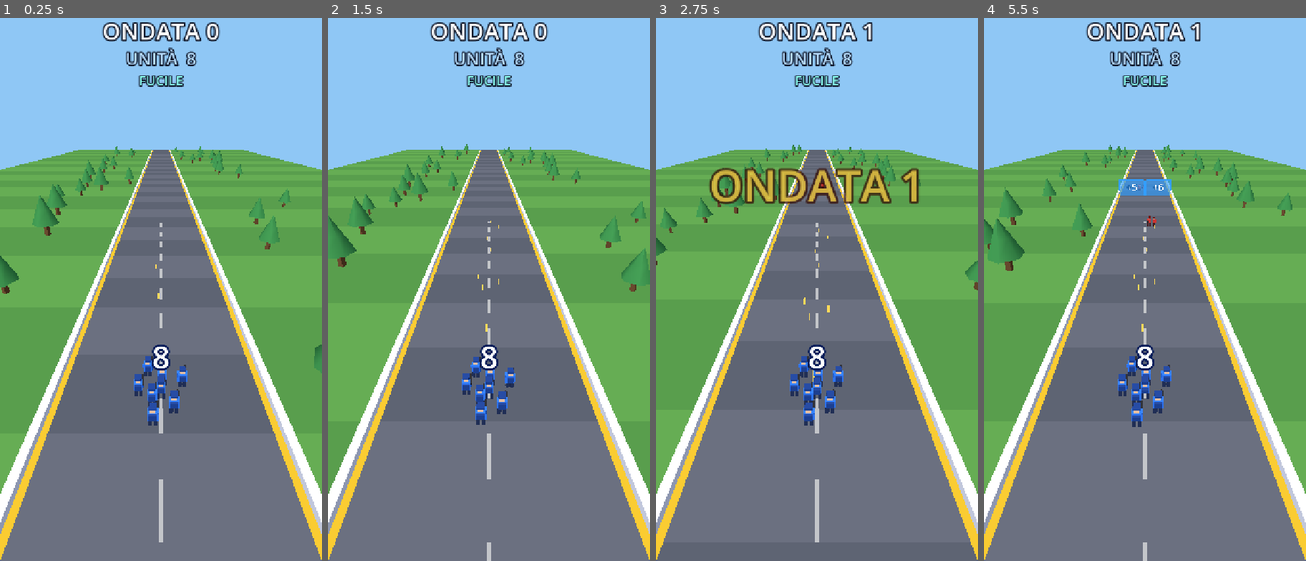
Above: before the commit, frames 1-4 (left to right).
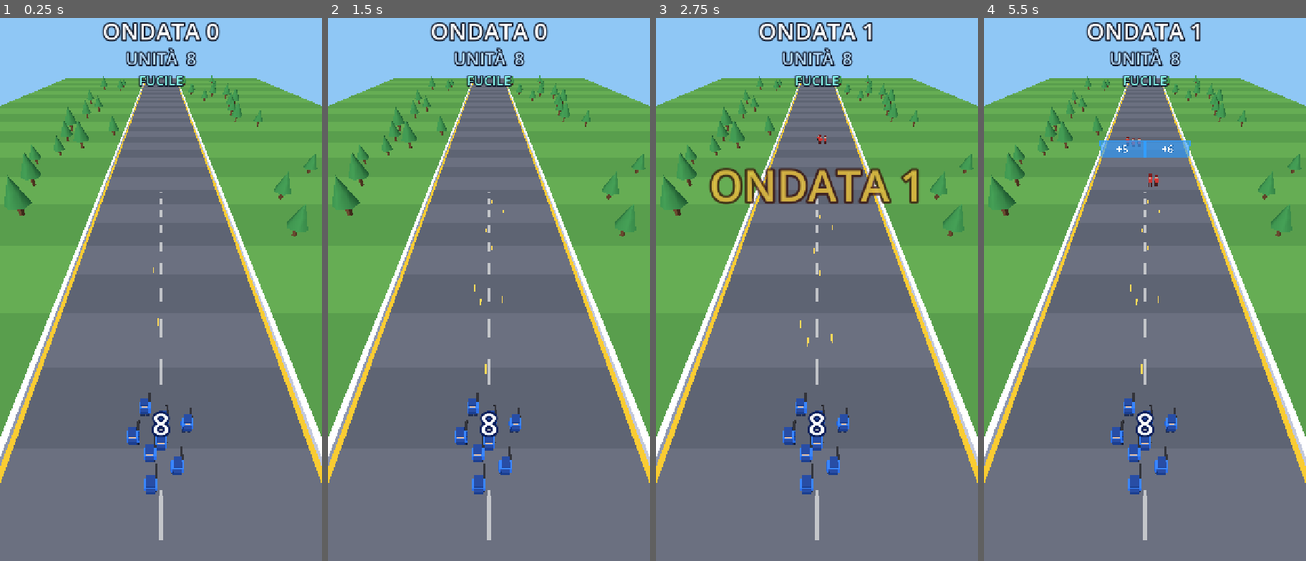
Above: after the commit, the same moments.

Repository: JDado02/Gioco-ADV
Game: Godot game, scene res://scenes/main.tscn
Two runs of this game, one before a commit and one after it. Both use one fixed random seed, a clock stepped at 60 frames per second and the inputs below.
Inputs (mouse positions are in pixels of both pictures, inside the frame that each line leads up to):
- Up to frame 1 (0.25 s): no input
- Up to frame 2 (1.5 s): move the mouse to (559, 246) at 0.52 s; move the mouse to (424, 305) at 1.27 s
- Up to frame 3 (2.75 s): move the mouse to (849, 148) at 2.02 s
- Up to frame 4 (5.5 s): move the mouse to (1128, 387) at 2.77 s; move the mouse to (1241, 360) at 3.52 s; move the mouse to (1048, 186) at 4.27 s; move the mouse to (1161, 273) at 5.02 s

The runs differ from the first frame. In frame 1, 34% of the frame differs, in the area x 0-100%, y 10-100%; in frame 2, 35%; in frame 3, 33%; in frame 4, 35%.

Commit message:
La folla resta ferma, strada più larga
Su richiesta, sul modello delle pubblicità di Top War:
- la squadra non avanza più: la strada sta ferma e sono nemici, cancelli
  e barricate a venirle incontro (velocita_avanzamento = 0, nuovo
  parametro [cancelli] velocita);
- niente animazione di corsa quando la folla è ferma;
- strada larga 14 invece di 9, telecamera più alta e inclinata così la
  strada si vede tutta e la squadra sta in basso;
- soldati più grandi del 30%;
- velocità dei nemici ritoccata per mantenere lo stesso ritmo.

Co-Authored-By: Claude Opus 5.5 <noreply@anthropic.com>
Claude-Session: https://claude.ai/code/session_01Dskoi9xhdZRoWWQ7HzUrVD

Diff:
--- a/config/bilanciamento.cfg
+++ b/config/bilanciamento.cfg
@@ -30,7 +30,7 @@
 visual_unit_cap=10
 
 ; Distanza tra un soldato e l'altro nella formazione.
-spaziatura_unita=0.8
+spaziatura_unita=1.05
 
 ; Sensibilità del trascinamento: 1.0 = trascinare il dito per tutta la
 ; larghezza dello schermo sposta la folla per tutta la larghezza della pista.
@@ -42,11 +42,13 @@
 
 [pista]
 
-; Velocità con cui la folla avanza da sola lungo la pista.
-velocita_avanzamento=6.0
+; Velocità con cui la folla avanza lungo la pista (la strada scorre).
+; 0 = la folla resta FERMA e sono nemici, cancelli e barricate a venirle
+; incontro (impostazione attuale, come nel video di riferimento).
+velocita_avanzamento=0.0
 
 ; Larghezza della pista percorribile.
-larghezza=9.0
+larghezza=14.0
 
 
 [armi]
@@ -113,13 +115,13 @@
 ; di avanzamento della pista):
 ;   velocità = velocita_base + velocita_incremento_per_ondata × ondata
 ; senza mai superare velocita_massima.
-velocita_base=2.0
+velocita_base=6.5
 
 ; Aumento di velocità per ogni ondata.
-velocita_incremento_per_ondata=0.12
+velocita_incremento_per_ondata=0.1
 
 ; Tetto massimo alla velocità di camminata, qualunque sia l'ondata.
-velocita_massima=5.0
+velocita_massima=10.0
 
 ; Velocità con cui i nemici si spostano di lato per inseguire la folla.
 ; Più alta = più difficile schivarli.
@@ -133,7 +135,7 @@
 distanza_comparsa=55.0
 
 ; Raggio di ingombro di un nemico (per colpi e contatti).
-raggio=0.45
+raggio=0.58
 
 ; Numero massimo di nemici contemporaneamente in campo (prestazioni).
 ; Se il limite è raggiunto, le comparse vengono ritardate, mai cancellate.
@@ -165,6 +167,10 @@
 
 ; Attesa prima del primo evento della partita.
 ritardo_iniziale=3.0
+
+; Velocità con cui cancelli e barricate vengono incontro alla folla
+; (si somma all'eventuale velocita_avanzamento della pista).
+velocita=6.0
 
 ; Probabilità (da 0 a 1) che un evento sia un ostacolo bonus invece di una coppia.
 probabilita_ostacolo_bonus=0.3
--- a/scenes/main.tscn
+++ b/scenes/main.tscn
@@ -46,7 +46,7 @@
 arsenale = NodePath("../Arsenale")
 
 [node name="Contatore" type="Label3D" parent="Folla"]
-transform = Transform3D(1, 0, 0, 0, 1, 0, 0, 0, 1, 0, 2.4, 0)
+transform = Transform3D(1, 0, 0, 0, 1, 0, 0, 0, 1, 0, 2.9, 0)
 pixel_size = 0.012
 billboard = 1
 no_depth_test = true
--- a/scripts/game/crowd.gd
+++ b/scripts/game/crowd.gd
@@ -12,11 +12,11 @@
 signal annientata
 
 ## Altezza della canna del fucile (da dove partono i proiettili).
-const ALTEZZA_CANNA := 0.64
+const ALTEZZA_CANNA := 0.64 * MeshFactory.SCALA_SOLDATO
 ## Spostamento laterale della canna rispetto al centro del soldato.
-const LATO_CANNA := 0.17
+const LATO_CANNA := 0.17 * MeshFactory.SCALA_SOLDATO
 ## Raggio di ingombro di un singolo soldato.
-const RAGGIO_SOLDATO := 0.3
+const RAGGIO_SOLDATO := 0.3 * MeshFactory.SCALA_SOLDATO
 ## Angolo aureo: distribuisce i soldati in una formazione compatta e rotonda.
 const ANGOLO_AUREO := 2.39996323
 
@@ -34,6 +34,7 @@
 var _passo_formazione: float
 var _ricompattamento: float
 var _meta_pista: float
+var _in_corsa: bool
 
 var _visibili := 0
 var _tempo := 0.0
@@ -51,6 +52,7 @@
 	_passo_formazione = Config.num("folla", "spaziatura_unita") * 0.6
 	_ricompattamento = Config.num("folla", "velocita_ricompattamento")
 	_meta_pista = Config.num("pista", "larghezza") * 0.5
+	_in_corsa = Config.num("pista", "velocita_avanzamento") > 0.0
 
 	_off_x.resize(_cap)
 	_off_z.resize(_cap)
@@ -120,8 +122,8 @@
 		var p := _posto_in_formazione(i)
 		_off_x[i] = lerpf(_off_x[i], p.x, k)
 		_off_z[i] = lerpf(_off_z[i], p.y, k)
-		# Piccolo saltello di corsa, sfasato per ogni soldato.
-		var y := absf(sin(_tempo * 9.0 + i * 1.7)) * 0.08
+		# Piccolo saltello di corsa (solo se la folla avanza), sfasato per ogni soldato.
+		var y := absf(sin(_tempo * 9.0 + i * 1.7)) * 0.08 if _in_corsa else 0.0
 		MultiMeshHelper.scrivi(_buf, i, Vector3(_off_x[i], y, _off_z[i]), 0.0)
 
 		_timer_sparo[i] -= delta
--- a/scripts/game/game.gd
+++ b/scripts/game/game.gd
@@ -11,8 +11,8 @@
 const DELTA_MASSIMO := 1.0 / 20.0
 
 ## Posizione della telecamera: dietro e sopra la folla, guarda in avanti.
-const CAMERA_POSIZIONE := Vector3(0.0, 10.0, 7.5)
-const CAMERA_BERSAGLIO := Vector3(0.0, 0.0, -11.0)
+const CAMERA_POSIZIONE := Vector3(0.0, 14.0, 4.0)
+const CAMERA_BERSAGLIO := Vector3(0.0, 0.0, -12.0)
 
 var _velocita_pista: float
 var _larghezza_pista: float
--- a/scripts/game/gate_manager.gd
+++ b/scripts/game/gate_manager.gd
@@ -60,6 +60,7 @@
 var _meta_pista: float
 var _distanza: float
 var _intervallo: float
+var _velocita: float
 var _p_ostacolo: float
 var _vita_base: float
 var _vita_incremento: float
@@ -78,6 +79,7 @@
 	_meta_pista = Config.num("pista", "larghezza") * 0.5
 	_distanza = Config.num("nemici", "distanza_comparsa")
 	_intervallo = maxf(Config.num("cancelli", "intervallo"), 1.0)
+	_velocita = Config.num("cancelli", "velocita")
 	_timer = Config.num("cancelli", "ritardo_iniziale")
 	_p_ostacolo = Config.num("cancelli", "probabilita_ostacolo_bonus")
 	_vita_base = Config.num("ostacoli_bonus", "vita_base")
@@ -105,7 +107,8 @@
 		else:
 			_genera_coppia(ondata, unita)
 
-	var passo := velocita_pista * delta
+	# Cancelli e barricate vengono incontro alla folla (più l'eventuale scorrimento della pista).
+	var passo := (velocita_pista + _velocita) * delta
 	for c in _coppie:
 		if not c.attiva:
 			continue
--- a/scripts/game/track.gd
+++ b/scripts/game/track.gd
@@ -2,9 +2,10 @@
 extends Node3D
 ## Pista infinita.
 ##
-## La folla resta sempre attorno a Z = 0: è il mondo che scorre verso la
-## telecamera (asse +Z). In questo modo le coordinate restano piccole anche
-## dopo ore di gioco e non servono segmenti di pista da istanziare.
+## La folla resta sempre attorno a Z = 0. Se [pista] velocita_avanzamento è
+## maggiore di 0 è il mondo a scorrere verso la telecamera (asse +Z), così le
+## coordinate restano piccole e non servono segmenti di pista da istanziare.
+## Con velocità 0 (impostazione attuale) la strada sta ferma.
 
 const LUNGHEZZA_TERRENO := 180.0
 const NUM_ALBERI := 40
--- a/scripts/util/mesh_factory.gd
+++ b/scripts/util/mesh_factory.gd
@@ -23,7 +23,11 @@
 }
 
 
-## Soldato stilizzato alto circa 1.1, rivolto verso -Z (in avanti).
+## Fattore di grandezza dei soldati (folla e nemici).
+const SCALA_SOLDATO := 1.3
+
+
+## Soldato stilizzato alto circa 1.1 × SCALA_SOLDATO, rivolto verso -Z (in avanti).
 static func soldato(palette: Dictionary) -> ArrayMesh:
 	var parti: Array = [
 		# [dimensioni, centro, colore]
@@ -35,6 +39,9 @@
 		[Vector3(0.27, 0.10, 0.27), Vector3(0.0, 1.03, 0.0), palette.elmetto],      # elmetto
 		[Vector3(0.08, 0.08, 0.55), Vector3(0.17, 0.64, -0.24), palette.arma],      # fucile
 	]
+	for p in parti:
+		p[0] *= SCALA_SOLDATO
+		p[1] *= SCALA_SOLDATO
 	return _unisci_blocchi(parti)
 
 
Not shown, changed: README.md
Not shown, changed: docs/GAME_DESIGN.md
